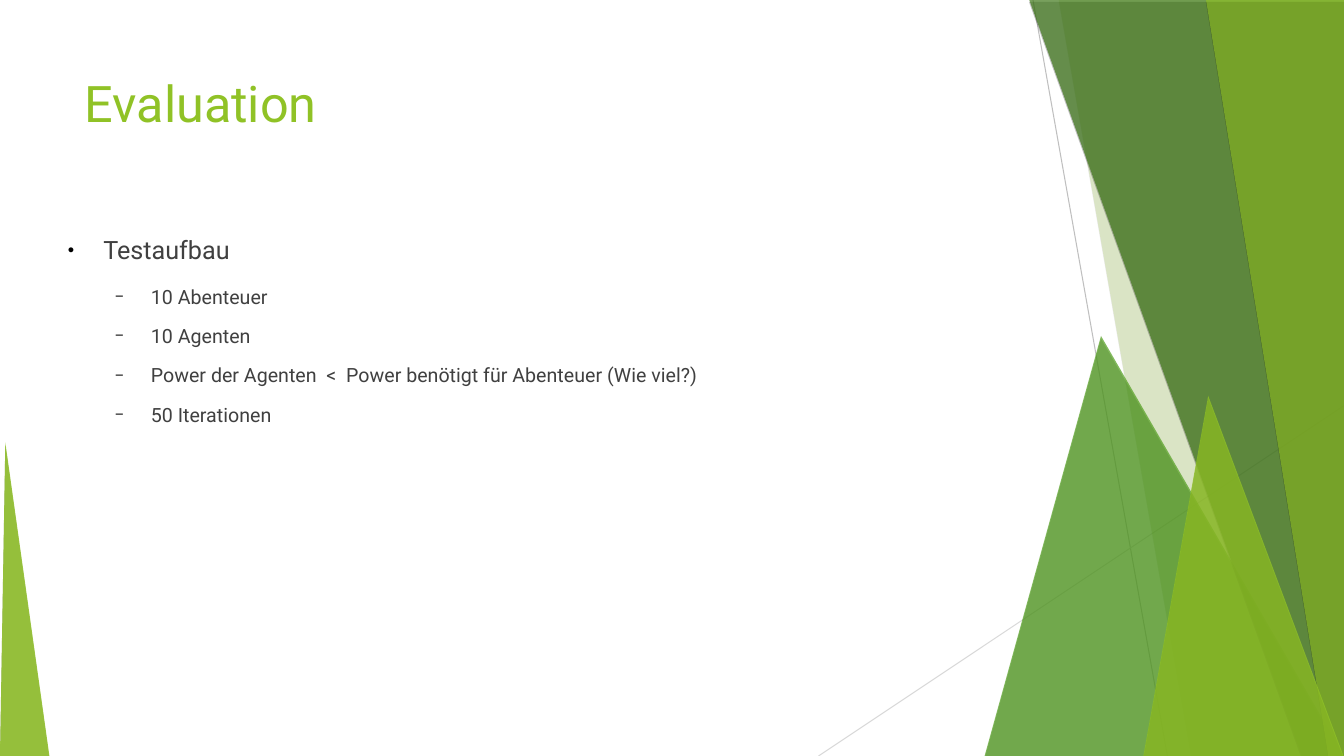
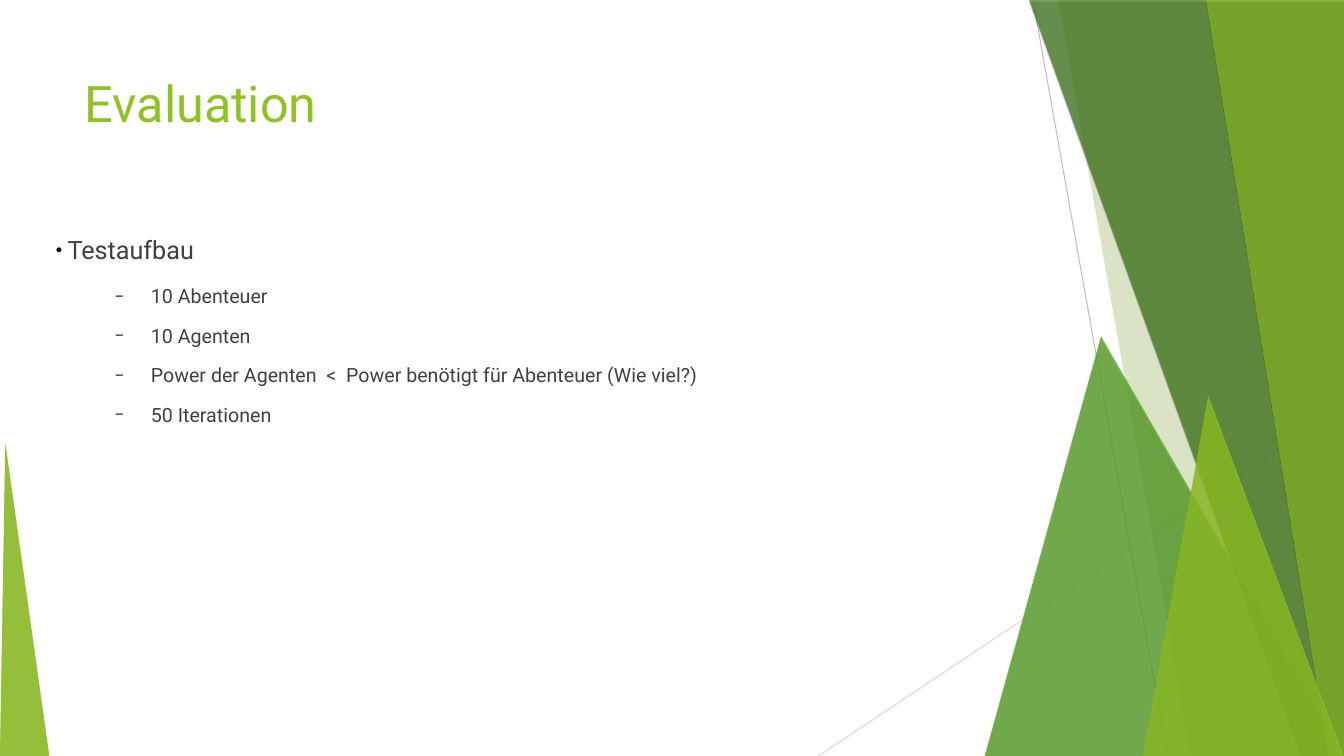
Before and after one commit to MFizz/AiF, a slide deck: slide 7 of Abschluss/alt.odp. Drawn at 1344x756 pixels with LibreOffice and Linux fonts; fonts in the diff are those of the drawing. Boxes give left, top, right and bottom in pixels: in the first picture for what was removed or moved away, otherwise in the second. Text is boxed around its words. In the diff, an @@ line names an element or a change of style, - is before the commit and + after.

```diff
--- a/Abschluss/alt.odp
+++ b/Abschluss/alt.odp
@@ text at (68, 240, 194, 260): indent changed @@
```
Also in this commit, not shown: 2 other slides changed, 4 slides added, 3 slides removed, 1 other file.
